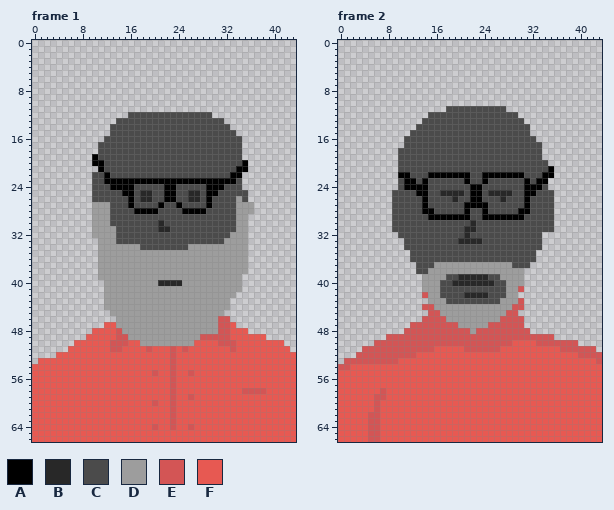
Two states of a pixel-art file, sprite/aseprite/MaleFaceComponentsReSize.aseprite. The picture above is the old version.
44x67 pixels, 5 frames. Shown: frame 1, frame 2. The commit also changed other frames, which this record leaves out.
Visible layers, top first: "Mouth", "Nose", "Eyes", "Beard", "Glasses", "FaceShape", "body".
Palette (. is transparent): A #000000  B #282828  C #4b4b4b  D #9d9d9d  E #d35555  F #e75952
Pixels before, frame 1 (only the part around the change), first column x 1:
10 ...........................................
11 ...........................................
12 ...............CCCCCCCCCCCCCC..............
13 .............CCCCCCCCCCCCCCCCCC............
14 ............CCCCCCCCCCCCCCCCCCCC...........
15 ............CCCCCCCCCCCCCCCCCCCCC..........
16 ...........CCCCCCCCCCCCCCCCCCCCCCC.........
17 ..........CCCCCCCCCCCCCCCCCCCCCCCC.........
18 ..........CCCCCCCCCCCCCCCCCCCCCCCC.........
19 .........ACCCCCCCCCCCCCCCCCCCCCCCC.........
20 .........AACCCCCCCCCCCCCCCCCCCCCCCA........
21 ..........ACCCCCCCCCCCCCCCCCCCCCCAA........
22 .........CCACCCCCCCCCCCCCCCCCCCCAA.........
23 .........CCAAAAAAAAAAAAAAAAAAAAAAC.........
24 .........CCCAAAACCCCCAACCCCCAAACCC.........
25 .........CCCCCAACBBCCAACCBBCAACCCCC........
26 .........CCCCCCACBBCCAACCBBCACCCCDC........
27 .........DDDCCCACCCCACCACCCCACCCCDDD.......
28 .........DDDCCCCAAAACCCCAAAACCCCCDDD.......
29 .........DDDCCCCCCCCCCCCCCCCCCCCCDD........
30 .........DDDCCCCCCCCBCCCCCCCCCCCCDD........
Pixels before, frame 2 (only the part around the change), first column x 1:
 2 ...........................................
 3 ...........................................
 4 ...........................................
 5 ...........................................
 6 ...........................................
 7 ...........................................
 8 ...........................................
 9 ...........................................
10 ...........................................
11 .................CCCCCCCCCC................
12 ..............CCCCCCCCCCCCCCC..............
13 .............CCCCCCCCCCCCCCCCC.............
14 ............CCCCCCCCCCCCCCCCCCC............
15 ...........CCCCCCCCCCCCCCCCCCCC............
16 ..........CCCCCCCCCCCCCCCCCCCCCC...........
17 ..........CCCCCCCCCCCCCCCCCCCCCCC..........
18 .........CCCCCCCCCCCCCCCCCCCCCCCC..........
19 .........CCCCCCCCCCCCCCCCCCCCCCCC..........
20 .........CCCCCCCCCCCCCCCCCCCCCCCCC.........
21 .........CCCCCCCCCCCCCCCCCCCCCCCCCA........
22 .........AACCCAAAAAAACCAAAAAAACCCAA........
23 .........CAACACCCCCCACCACCCCCCACAA.........
24 .........CAAAACCCCCCCAACCCCCCCAAAC.........
25 ........CCCCAACCBBBBCAACBBBBCCAACCC........
26 ........CCCCCACCCCBCCAACCCBCCCACCCC........
27 ........CCCCCACCCCCCAAAACCCCCCACCCC........
28 ........CCCCCAACCCCCACCACCCCCAACCCC........
29 ........CCCCCCAAAAAAACCAAAAAAACCCCC........
30 ........CCCCCCCCCCCCCBCCCCCCCCCCCCC........
31 ........CCCCCCCCCCCCBBCCCCCCCCCCCCC........
32 .........CCCCCCCCCCCBCCCCCCCCCCCC..........
33 ..........CCCCCCCCCBBBBCCCCCCCCCC..........
34 ..........CCCCCCCCCCCCCCCCCCCCCCC..........
35 ...........CCCCCCCCCCCCCCCCCCCCC...........
36 ...........CCCCCCCCCCCCCCCCCCCCC...........
37 ............CCCDDDDDDDDDDDDDCCC............
38 ............CCDDDDDDDDDDDDDDDD.............
39 .............DDDDCCBBBBBCCDDDD.............
Once edited:
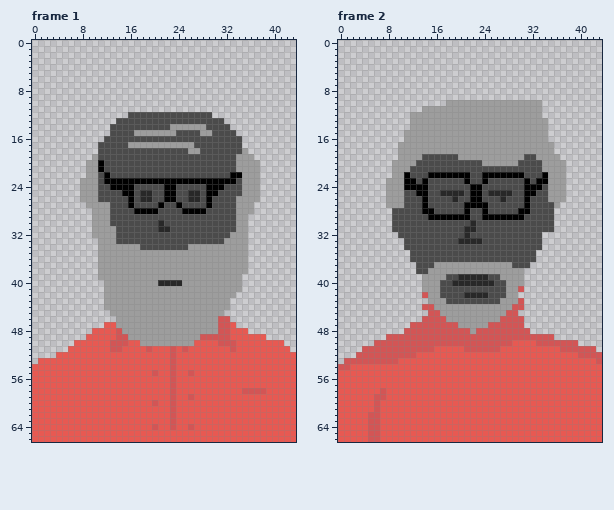
Change:
{"change": "layer \"Hair\" now shown"}
{"where": "frame 1, layer \"Hair\""}
{"frame":1,"y":14,"x":23,"old":"CCCCCC","new":"DDDDDD"}
{"frame":1,"y":15,"x":17,"old":"CCCCCCC","new":"DDDDDDD"}
{"frame":1,"y":15,"x":28,"old":"CC","new":"DD"}
{"frame":1,"y":17,"x":16,"old":"CCCCCCCCCCC","new":"DDDDDDDDDDD"}
{"frame":1,"y":18,"x":26,"old":"CC","new":"DD"}
{"frame":1,"y":18,"x":35,"old":".","new":"D"}
{"frame":1,"y":19,"x":10,"old":"A","new":"D"}
{"frame":1,"y":19,"x":34,"old":"C..","new":"DDD"}
{"frame":1,"y":20,"x":9,"old":".A","new":"DD"}
{"frame":1,"y":20,"x":34,"old":"CA..","new":"DDDD"}
{"frame":1,"y":21,"x":9,"old":"..","new":"DD"}
{"frame":1,"y":21,"x":34,"old":"AA..","new":"DDDD"}
{"frame":1,"y":22,"x":9,"old":".C","new":"DD"}
{"frame":1,"y":22,"x":35,"old":"...","new":"DDD"}
{"frame":1,"y":23,"x":8,"old":"..C","new":"DDD"}
{"frame":1,"y":23,"x":35,"old":"...","new":"DDD"}
{"frame":1,"y":24,"x":8,"old":"..C","new":"DDD"}
{"frame":1,"y":24,"x":35,"old":"...","new":"DDD"}
{"frame":1,"y":25,"x":8,"old":"..C","new":"DDD"}
{"frame":1,"y":25,"x":35,"old":"C..","new":"DDD"}
{"frame":1,"y":26,"x":8,"old":"..C","new":"DDD"}
{"frame":1,"y":26,"x":35,"old":"C..","new":"DDD"}
{"frame":1,"y":27,"x":9,"old":".","new":"D"}
{"where": "frame 2, layer \"Hair\""}
{"frame":2,"y":10,"x":18,"old":"................","new":"DDDDDDDDDDDDDDDD"}
{"frame":2,"y":11,"x":14,"old":"....CCCCCCCCCC......","new":"DDDDDDDDDDDDDDDDDDDD"}
{"frame":2,"y":12,"x":12,"old":"...CCCCCCCCCCCCCCC....","new":"DDDDDDDDDDDDDDDDDDDDDD"}
{"frame":2,"y":13,"x":12,"old":"..CCCCCCCCCCCCCCCCC....","new":"DDDDDDDDDDDDDDDDDDDDDDD"}
{"frame":2,"y":14,"x":12,"old":".CCCCCCCCCCCCCCCCCCC...","new":"DDDDDDDDDDDDDDDDDDDDDDD"}
{"frame":2,"y":15,"x":11,"old":".CCCCCCCCCCCCCCCCCCCC...","new":"DDDDDDDDDDDDDDDDDDDDDDDD"}
{"frame":2,"y":16,"x":11,"old":"CCCCCCCCCCCCCCCCCCCCCC..","new":"DDDDDDDDDDDDDDDDDDDDDDDD"}
{"frame":2,"y":17,"x":10,"old":".CCCCCCCCCCCCCCCCCCCCCCC..","new":"DDDDDDDDDDDDDDDDDDDDDDDDDD"}
{"frame":2,"y":18,"x":10,"old":"CCCCCCCCCCCCCCCCCCCCCCCC..","new":"DDDDDDDDDDDDDDDDDDDDDDDDDD"}
{"frame":2,"y":19,"x":10,"old":"CCCC","new":"DDDD"}
{"frame":2,"y":19,"x":20,"old":"CCCCCCCCCCC","new":"DDDDDDDDDDD"}
{"frame":2,"y":19,"x":33,"old":"C...","new":"DDDD"}
{"frame":2,"y":20,"x":9,"old":".CCC","new":"DDDD"}
{"frame":2,"y":20,"x":24,"old":"CCCCCC","new":"DDDDDD"}
{"frame":2,"y":20,"x":34,"old":"C...","new":"DDDD"}
{"frame":2,"y":21,"x":9,"old":".CC","new":"DDD"}
{"frame":2,"y":21,"x":34,"old":"CA..","new":"DDDD"}
{"frame":2,"y":22,"x":9,"old":".A","new":"DD"}
{"frame":2,"y":22,"x":35,"old":"A..","new":"DDD"}
{"frame":2,"y":23,"x":8,"old":"..C","new":"DDD"}
{"frame":2,"y":23,"x":35,"old":"...","new":"DDD"}
{"frame":2,"y":24,"x":8,"old":"..C","new":"DDD"}
{"frame":2,"y":24,"x":35,"old":"...","new":"DDD"}
{"frame":2,"y":25,"x":8,"old":".CC","new":"DDD"}
{"frame":2,"y":25,"x":35,"old":"C..","new":"DDD"}
{"frame":2,"y":26,"x":8,"old":".CC","new":"DDD"}
{"frame":2,"y":26,"x":35,"old":"C..","new":"DDD"}
{"frame":2,"y":27,"x":8,"old":".CC","new":"DDD"}
{"frame":2,"y":27,"x":36,"old":".","new":"D"}
